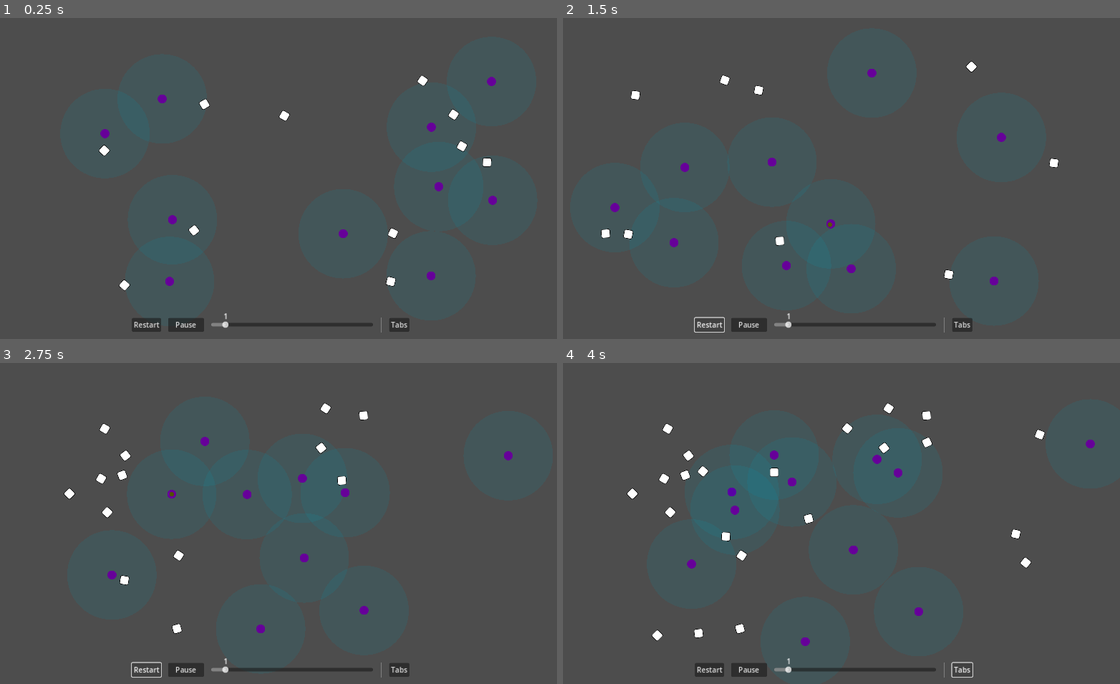
Above: before the commit, frames 1-4 (two rows, left to right).
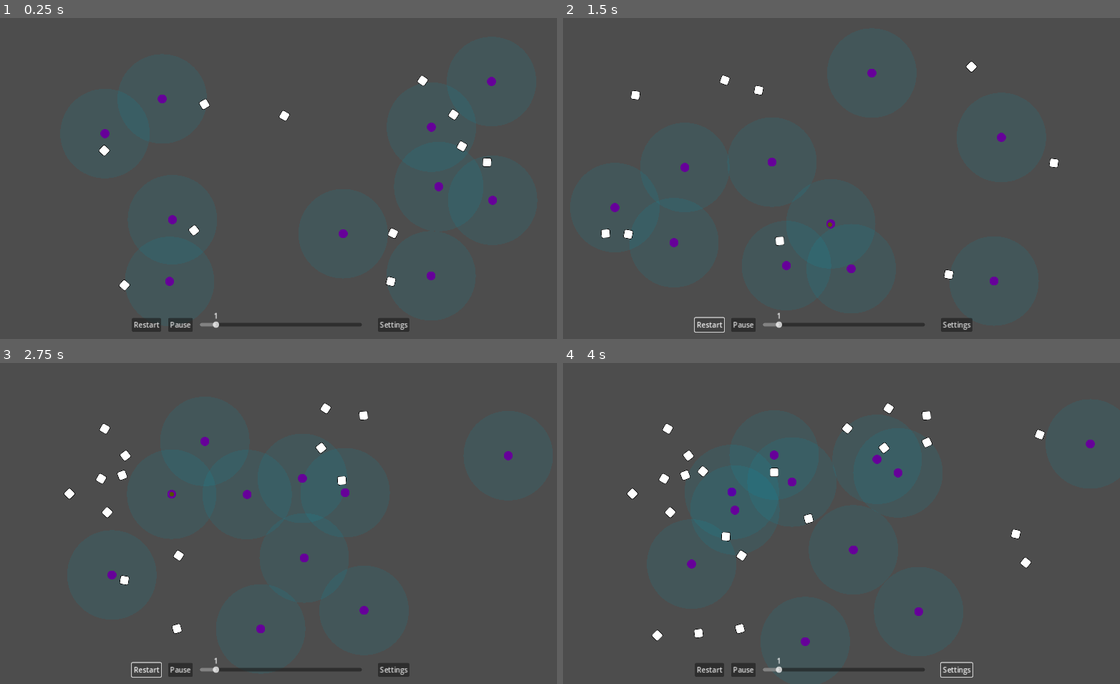
Above: after the commit, the same moments.

Repository: wivest/Natural-Selection
Game: Godot game, scene res://main.tscn
Two runs of this game, one before a commit and one after it. Both use one fixed random seed, a clock stepped at 60 frames per second and the inputs below.
Inputs (mouse positions are in pixels of both pictures, inside the frame that each line leads up to):
- Up to frame 1 (0.25 s): no input
- Up to frame 2 (1.5 s): click "Restart" at 0.5 s; click "Restart" at 1.25 s
- Up to frame 3 (2.75 s): click "Restart" at 2 s
- Up to frame 4 (4 s): click (964, 671) at 2.75 s, where only the run before the commit has a clickable "Tabs"; click (964, 671) at 3.5 s, where only the run before the commit has a clickable "Tabs"

The runs differ from the first frame. In frame 1, 0.3% of the frame differs, in the area x 30-74%, y 91-98%; in frame 2, 0.3%; in frame 3, 0.3%; in frame 4, 0.3%.

Commit message:
refactor: replace bar

Diff:
--- a/main.tscn
+++ b/main.tscn
@@ -1,7 +1,7 @@
 [gd_scene load_steps=5 format=3 uid="uid://b57fcx5wnkjjp"]
 
 [ext_resource type="PackedScene" uid="uid://bt534pqa6bbnk" path="res://field/field.tscn" id="1_pyuv2"]
-[ext_resource type="PackedScene" uid="uid://ix702cpw3xxd" path="res://ui/bottom/bottom_bar.tscn" id="4_xks85"]
+[ext_resource type="PackedScene" uid="uid://b6hsim7etwda0" path="res://ui/bar/bar.tscn" id="5_w3kug"]
 [ext_resource type="Script" path="res://ui/settings/tab_container.gd" id="6_d86jy"]
 [ext_resource type="PackedScene" uid="uid://sun71qj2svtq" path="res://ui/settings/field/field.tscn" id="7_fuiho"]
 
@@ -77,10 +77,11 @@
 layout_mode = 2
 size_flags_horizontal = 3
 
-[node name="BottomBar" parent="GUI/Parameters/VBoxContainer/Bottom" instance=ExtResource("4_xks85")]
+[node name="Bar" parent="GUI/Parameters/VBoxContainer/Bottom" instance=ExtResource("5_w3kug")]
 layout_mode = 2
 size_flags_horizontal = 3
 size_flags_stretch_ratio = 2.0
+theme_override_constants/separation = 16
 
 [node name="Right" type="Control" parent="GUI/Parameters/VBoxContainer/Bottom"]
 layout_mode = 2
